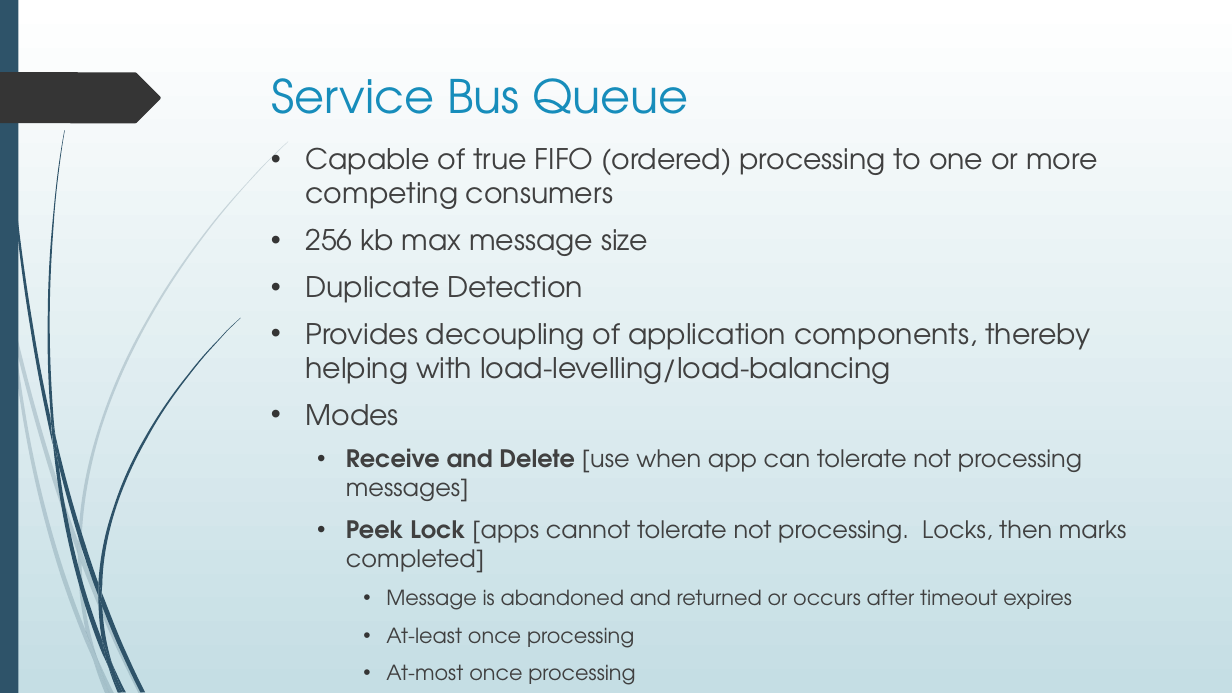
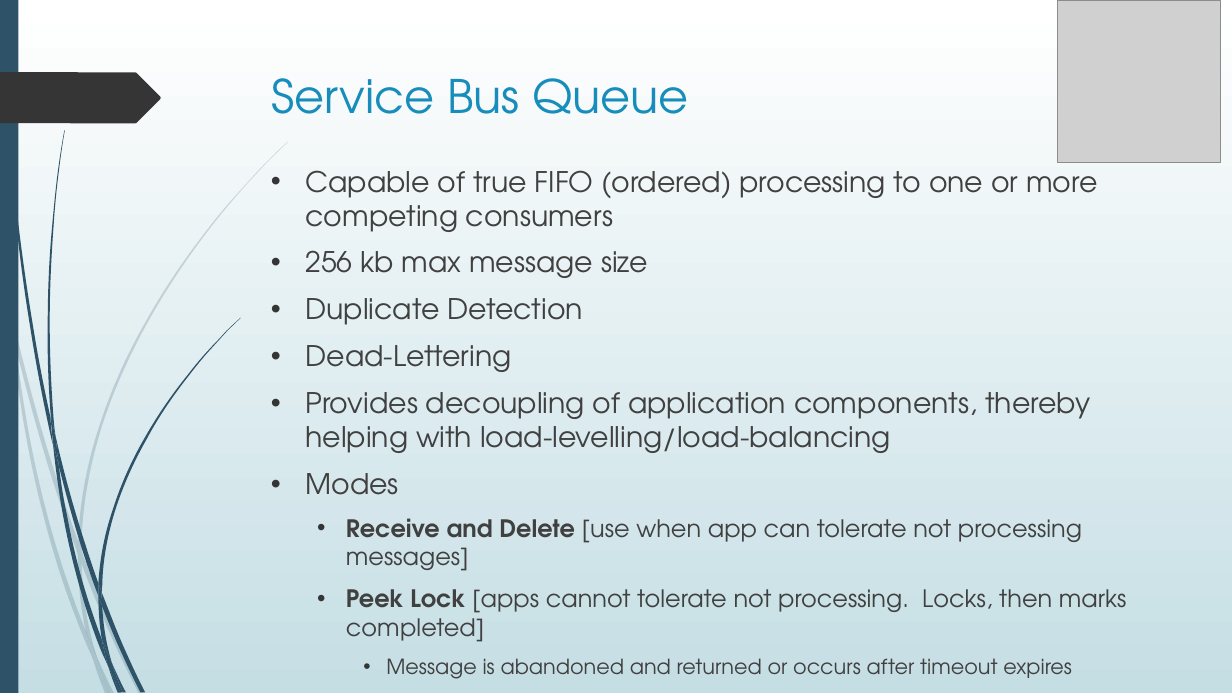
Before and after one commit to blgorman/ServerlessMessagingDemystified, a slide deck: slide 30 of ServerlessMessagingDemystified.pptx (slide 21 before the commit). Drawn at 1232x693 pixels with LibreOffice and Linux fonts; fonts in the diff are those of the drawing; grey boxes stand for pictures. Boxes give left, top, right and bottom in pixels: in the first picture for what was removed or moved away, otherwise in the second. Text is boxed around its words. In the diff, an @@ line names an element or a change of style, - is before the commit and + after.

Commit message:
updated to add typical processing and also use the usersecrets

```diff
--- a/ServerlessMessagingDemystified.pptx
+++ b/ServerlessMessagingDemystified.pptx
@@ picture added at (x1=1057, y1=0, x2=1220, y2=163) @@
@@ text "Capable of true FIFO (ordered) ..." moved from (x1=306, y1=147, x2=1127, y2=643) to (x1=306, y1=162, x2=1127, y2=679) @@
@@ text at (x1=306, y1=345, x2=512, y2=372): paragraph added @@
+• Dead-Lettering
```
Also in this commit, not shown: 8 other slides changed, 11 slides added, 11 other files.
